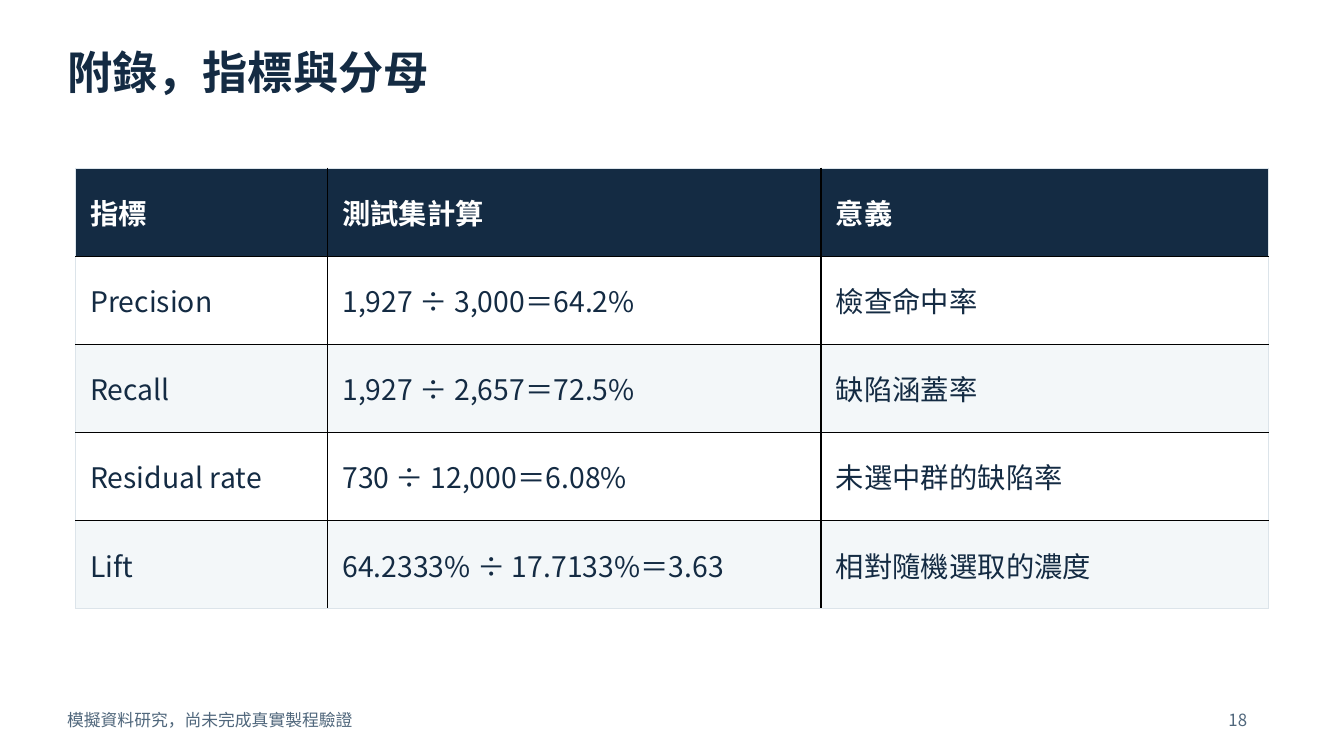
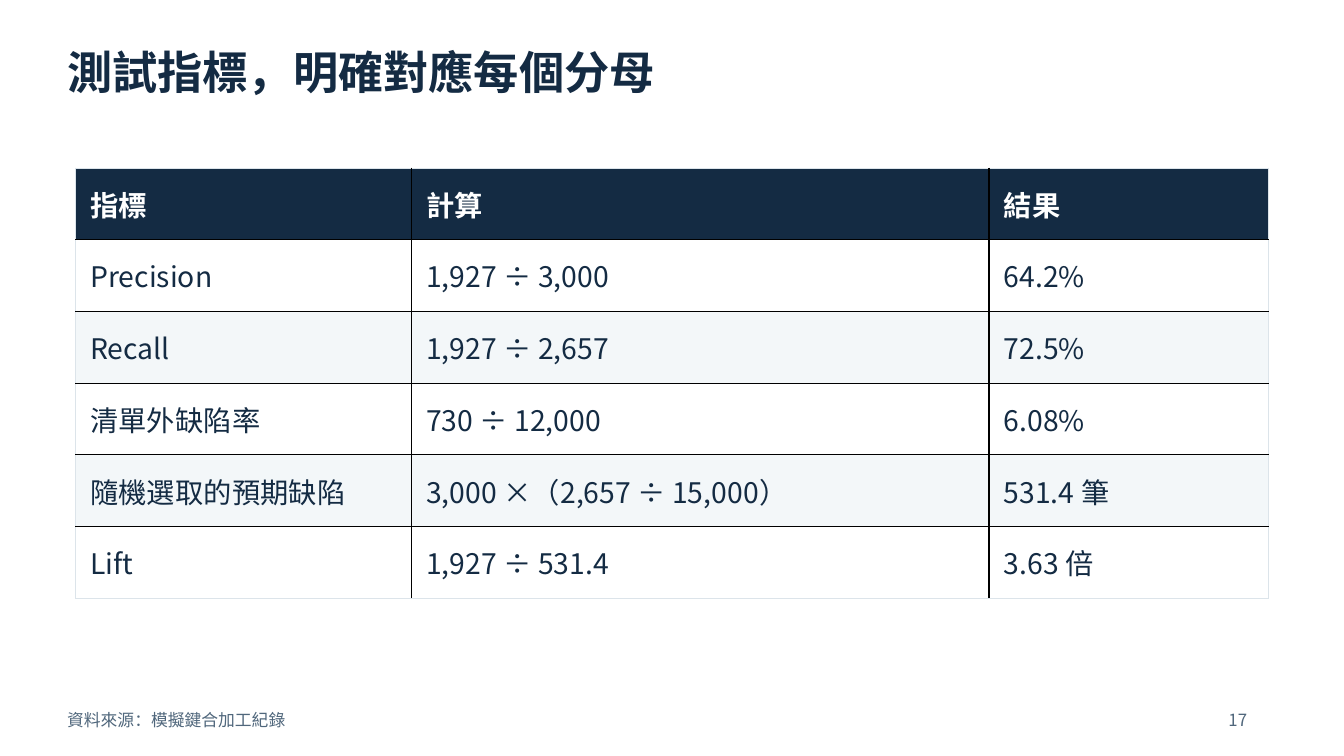
Before and after one commit to chelsietao/soic-bonding-quality-risk-prediction, a slide deck: slide 17 of presentations/SoIC_Process_Engineer_Briefing_ZH.pptx (slide 18 before the commit). Drawn at 1344x756 pixels with LibreOffice and Linux fonts; fonts in the diff are those of the drawing. Boxes give left, top, right and bottom in pixels: in the first picture for what was removed or moved away, otherwise in the second. Text is boxed around its words. In the diff, an @@ line names an element or a change of style, - is before the commit and + after.

```diff
--- a/presentations/SoIC_Process_Engineer_Briefing_ZH.pptx
+++ b/presentations/SoIC_Process_Engineer_Briefing_ZH.pptx
@@ text at <box>67,50,654,95</box>: text changed @@
-附錄，指標與分母
+測試指標，明確對應每個分母
@@ table at <box>76,168,1268,599</box> @@
-row 1: 指標 | 測試集計算 | 意義
-row 2: Precision | 1,927 ÷ 3,000＝64.2% | 檢查命中率
-row 3: Recall | 1,927 ÷ 2,657＝72.5% | 缺陷涵蓋率
-row 4: Residual rate | 730 ÷ 12,000＝6.08% | 未選中群的缺陷率
-row 5: Lift | 64.2333% ÷ 17.7133%＝3.63 | 相對隨機選取的濃度
+row 1: 指標 | 計算 | 結果
+row 2: Precision | 1,927 ÷ 3,000 | 64.2%
+row 3: Recall | 1,927 ÷ 2,657 | 72.5%
+row 4: 清單外缺陷率 | 730 ÷ 12,000 | 6.08%
+row 5: 隨機選取的預期缺陷 | 3,000 ×（2,657 ÷ 15,000） | 531.4 筆
+row 6: Lift | 1,927 ÷ 531.4 | 3.63 倍
@@ text at <box>67,712,285,728</box>: text changed @@
-模擬資料研究，尚未完成真實製程驗證
+資料來源：模擬鍵合加工紀錄
@@ text at <box>1228,713,1247,726</box>: text changed @@
-18
+17
```
Also in this commit, not shown: 3 other slides changed, 20 slides added, 16 slides removed, 13 other files.
